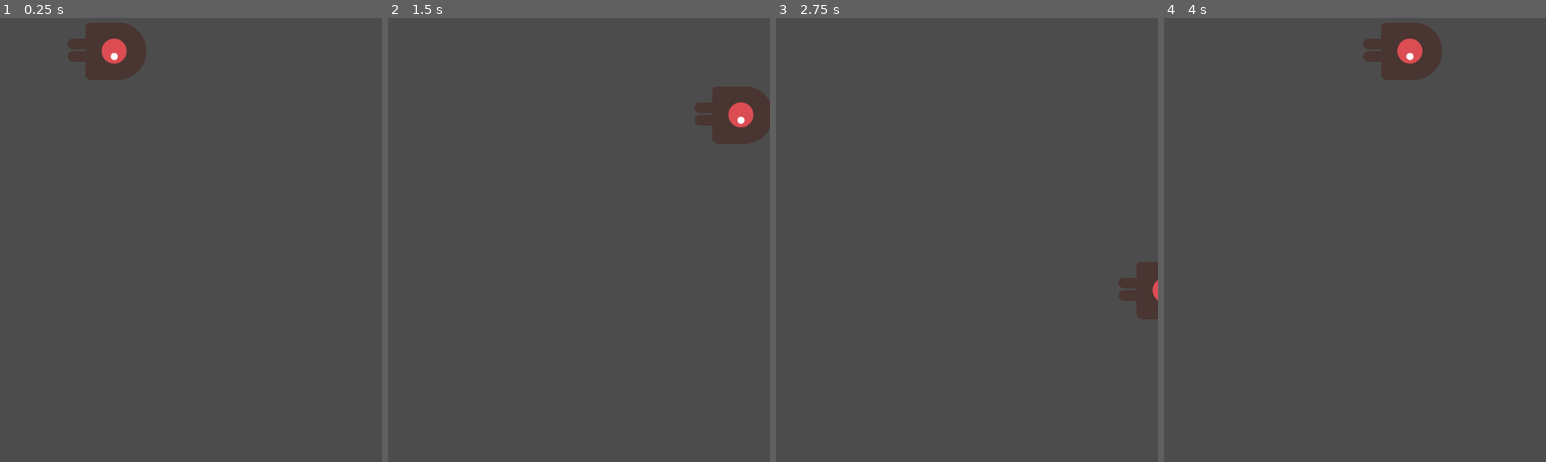
Above: before the commit, frames 1-4 (left to right).
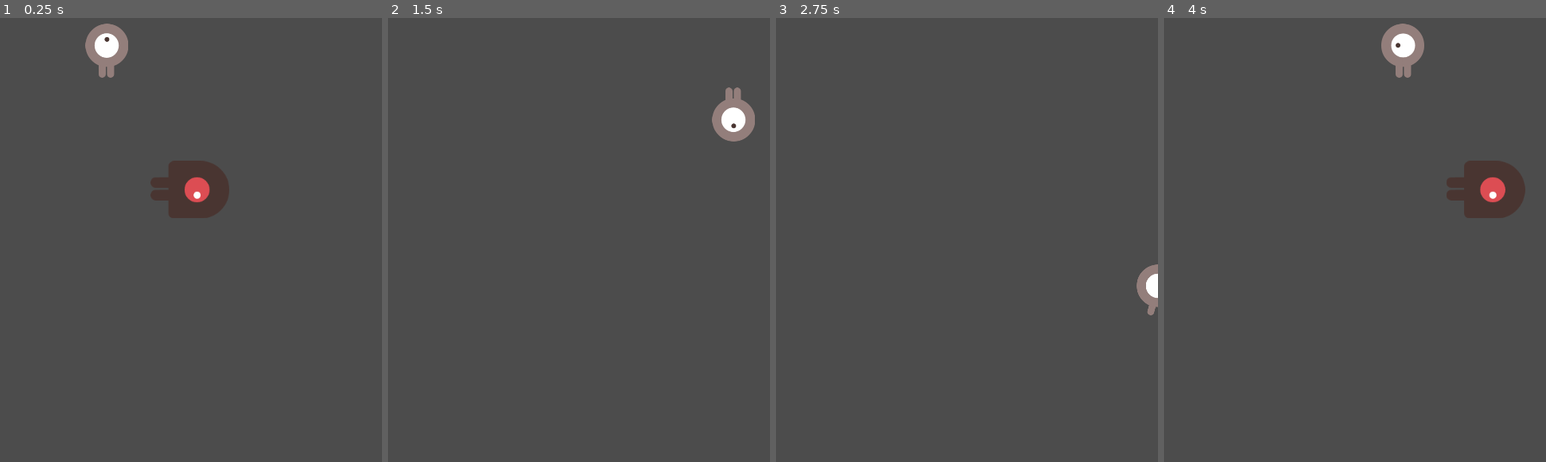
Above: after the commit, the same moments.

Repository: BAIYUNPENG94/Game_demo
Game: Godot game, scene res://Player.tscn
Same seed, same stepped clock (60 frames per second), same inputs: the game is played once before the commit and once after it. The project has no main scene, so this scene is started directly.
Inputs:
- Up to frame 1 (0.25 s): no input
- Up to frame 2 (1.5 s): tap Enter at 0.5 s; hold Right (ui_right) 0.53-1.28 s; hold Down (ui_down) from 1.28 s (still down)
- Up to frame 3 (2.75 s): release Down (ui_down) at 2.03 s; hold Right (ui_right) from 2.03 s (still down)
- Up to frame 4 (4 s): release Right (ui_right) at 2.78 s; hold Up (ui_up) 2.78-3.53 s; hold Left (ui_left) from 3.53 s (still down)

The runs differ from the first frame. In frame 1, 4.0% of the frame differs, in the area x 17-60%, y 1-46%; in frame 2, 2.0%; in frame 3, 0.9%; in frame 4, 4.0%, in the area x 52-95%, y 1-46%.

Commit message:
a little bit

Diff:
--- a/Dodge_the_Creeps!/Player.tscn
+++ b/Dodge_the_Creeps!/Player.tscn
@@ -31,6 +31,11 @@
 
 [sub_resource type="SpriteFrames" id=3]
 animations = [ {
+"frames": [ ExtResource( 10 ), ExtResource( 8 ) ],
+"loop": true,
+"name": "swim",
+"speed": 4.0
+}, {
 "frames": [ ExtResource( 6 ), ExtResource( 9 ) ],
 "loop": true,
 "name": "fly",
@@ -39,11 +44,6 @@
 "frames": [ ExtResource( 7 ), ExtResource( 11 ) ],
 "loop": true,
 "name": "walk",
-"speed": 4.0
-}, {
-"frames": [ ExtResource( 10 ), ExtResource( 8 ) ],
-"loop": true,
-"name": "swim",
 "speed": 4.0
 } ]
 
@@ -62,6 +62,7 @@
 shape = SubResource( 2 )
 
 [node name="Mob" type="RigidBody2D" parent="."]
+position = Vector2( 104.155, 173.961 )
 collision_mask = 0
 gravity_scale = 0.0
 __meta__ = {
@@ -74,6 +75,7 @@
 animation = "walk"
 
 [node name="CollisionShape2D" type="CollisionShape2D" parent="Mob"]
+rotation = 1.5708
 
 [node name="Visibility" type="VisibilityNotifier2D" parent="Mob"]
 [connection signal="body_entered" from="." to="." method="_on_Player_body_entered"]
